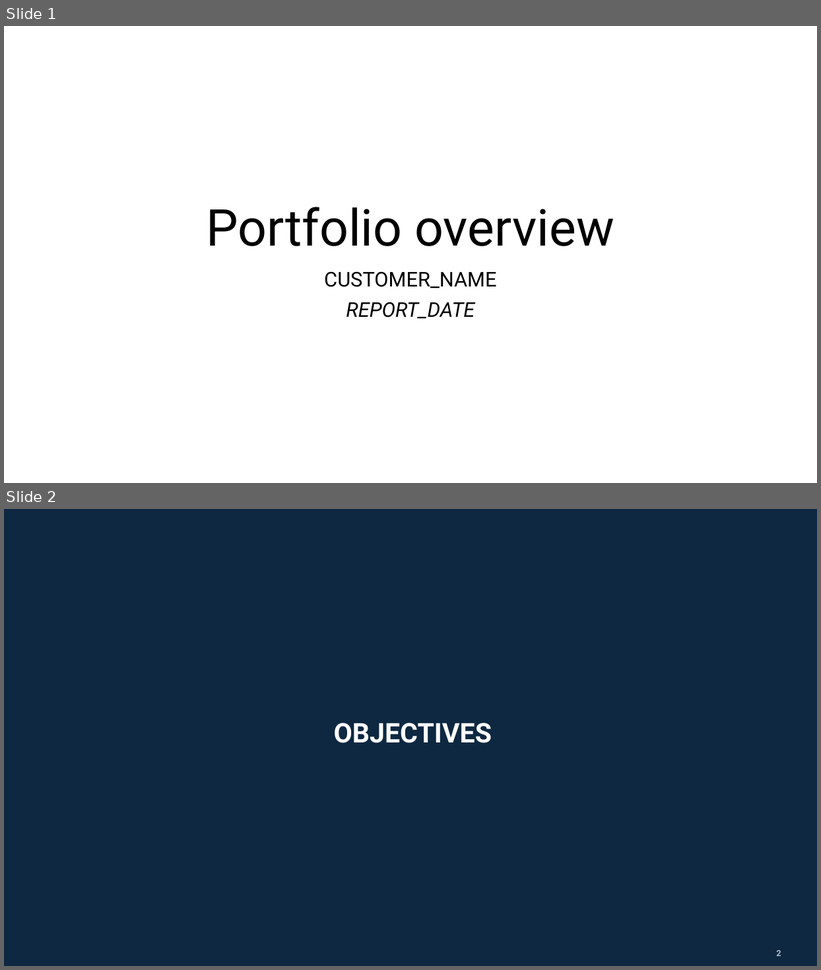
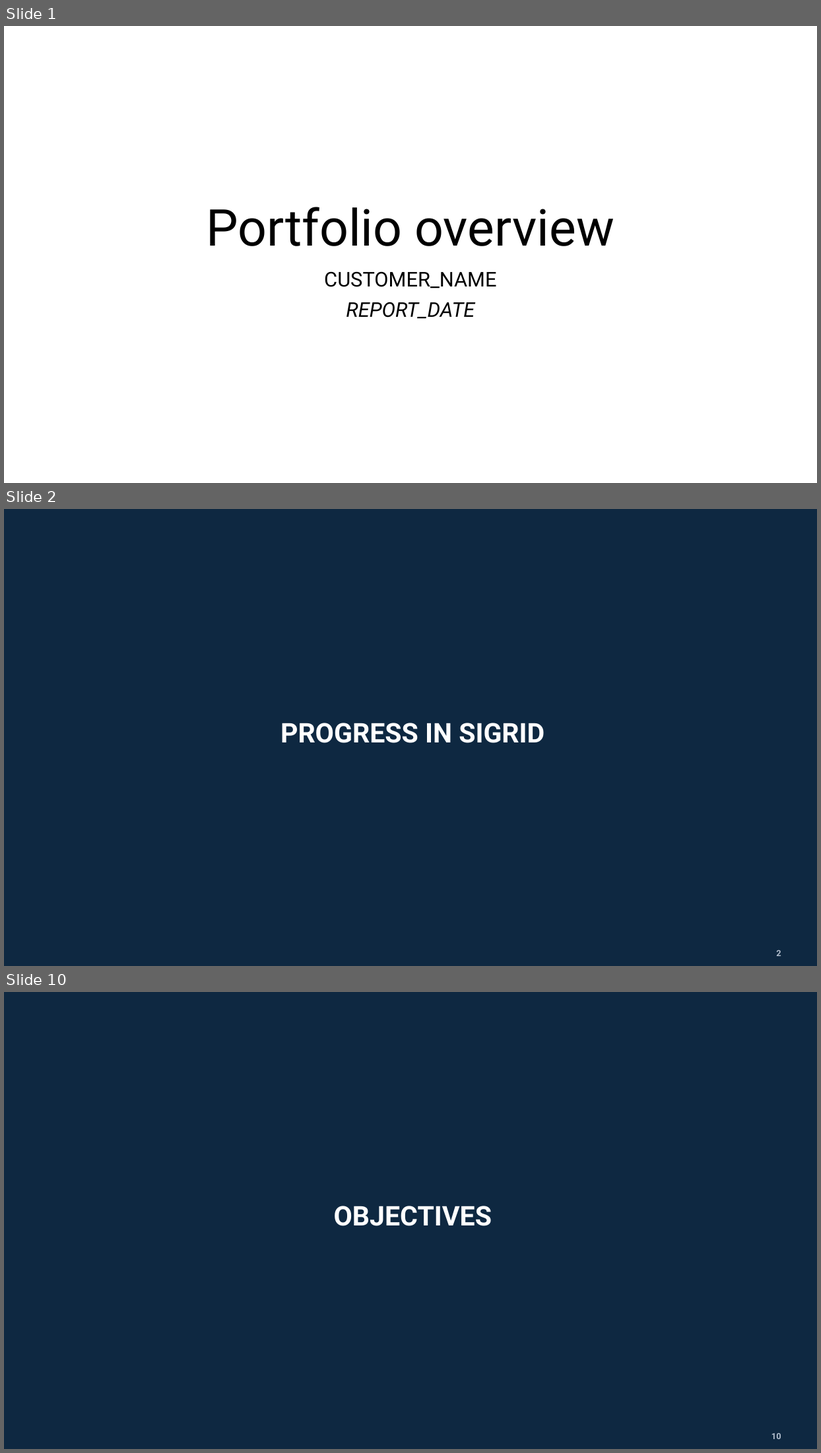
Before and after one commit to mardibiase/sigrid-integrations, a slide deck: report-generator/src/report_generator/presets/templates/portfolio-overview.pptx. Shown one above the other, each under a label of ours: slides 1 and 2 before the commit, slides 1, 2 and 10 after it; the slides between them are not shown. The pictures are 821x970 and 821x1453 pixels, drawn with LibreOffice and Linux fonts; fonts in the diff are those of the drawing. Boxes give left, top, right and bottom in pixels: in the first picture for what was removed or moved away, otherwise in the second. Text is boxed around its words. In the diff, an @@ line names an element or a change of style, - is before the commit and + after.

Commit message:
add objectives sigrid-conform and template

```diff
--- a/report-generator/src/report_generator/presets/templates/portfolio-overview.pptx
+++ b/report-generator/src/report_generator/presets/templates/portfolio-overview.pptx
@@ slide 2 added at <box>4,509,817,966</box>, background #FFFFFF; not listed: 2 template elements that a slide beside it also shows @@
@@ rectangle added at <box>96,509,817,588</box>, fill #0E2841 @@
@@ text added at <box>281,723,545,743</box>, 32 pt, text #FFFFFF, bold @@
+PROGRESS IN SIGRID
@@ page number added at <box>776,951,781,956</box>, 10 pt, text #B2BECD, bold @@
+2
@@ what was slide 2 is now slide 10 @@
@@ page number at <box>772,1434,781,1439</box>: text changed @@
-2
+10
```
Also in this commit, not shown: 1 slide changed, 7 other slides added, 3 other files.
